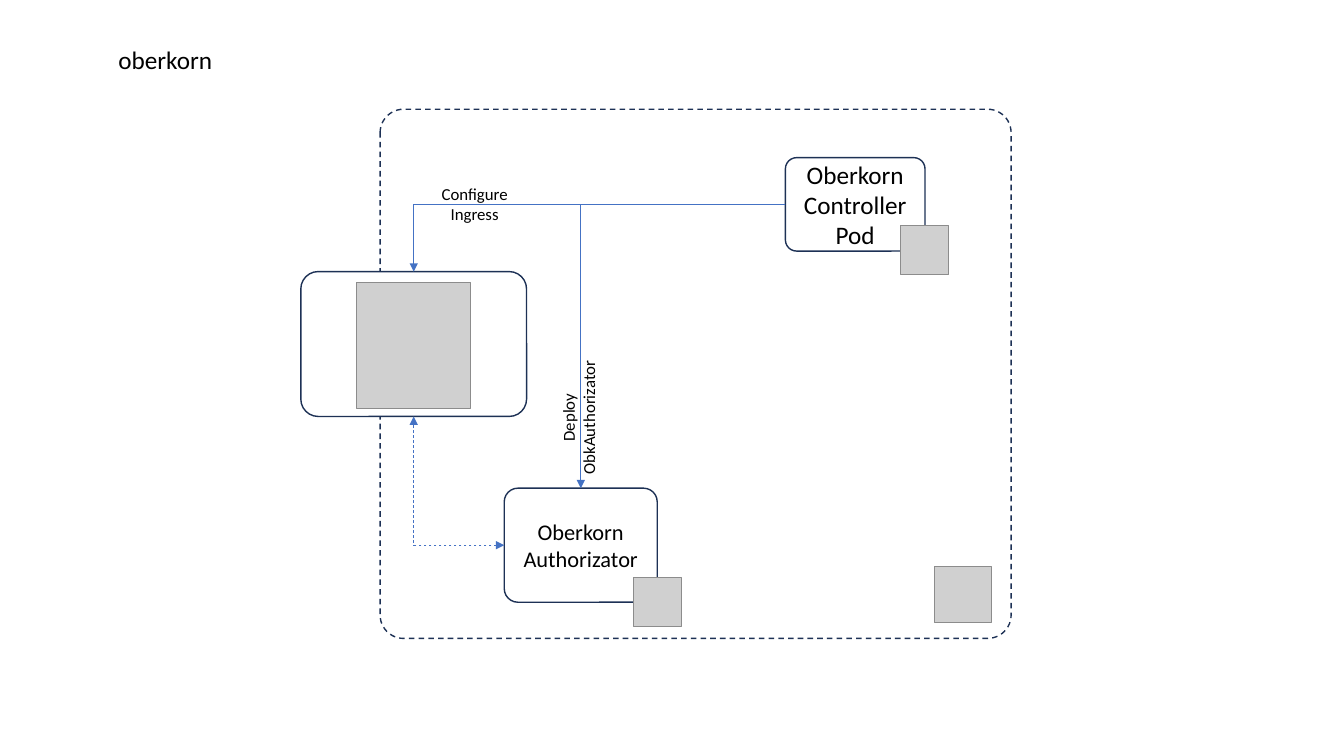
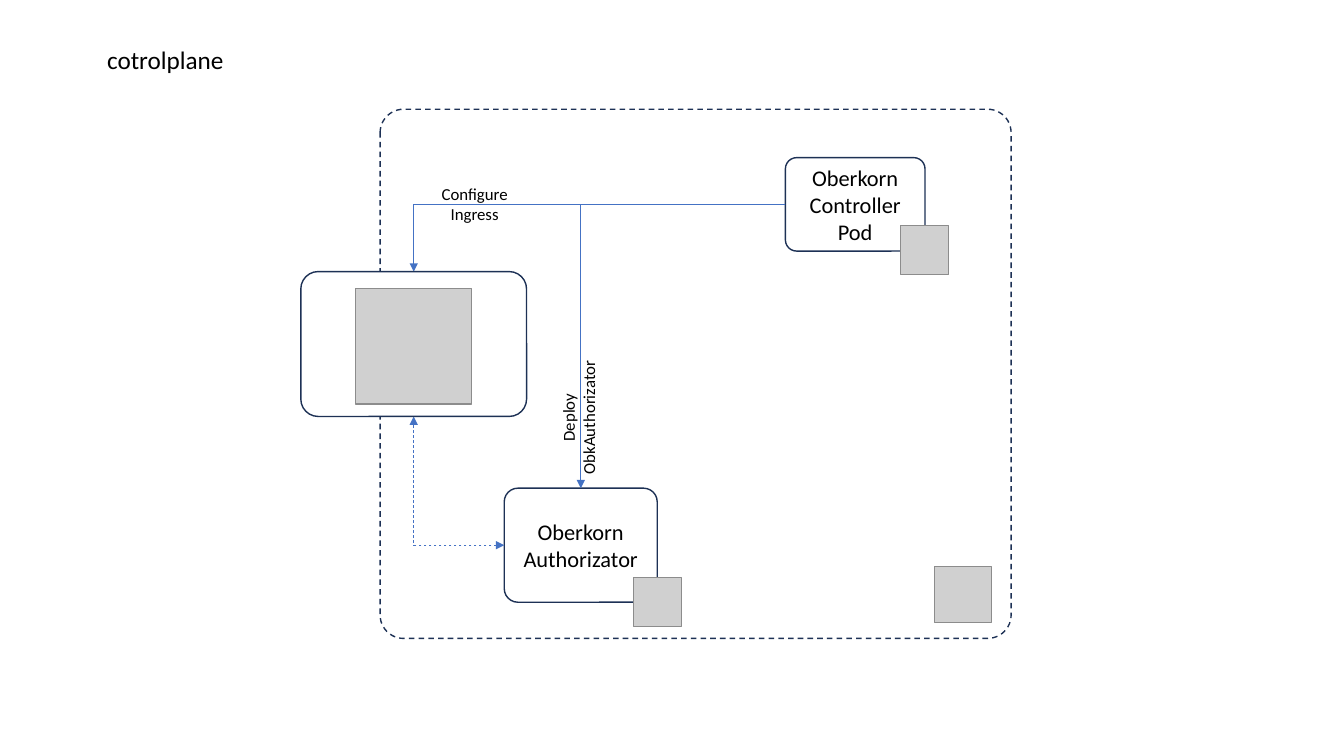
Before and after one commit to jfvilasPersonal/oberkorn, a slide deck: slide 3 of docs/diagrams.pptx. Drawn at 1344x756 pixels with LibreOffice and Linux fonts; fonts in the diff are those of the drawing; grey boxes stand for pictures. Boxes give left, top, right and bottom in pixels: in the first picture for what was removed or moved away, otherwise in the second. Text is boxed around its words. In the diff, an @@ line names an element or a change of style, - is before the commit and + after.

```diff
--- a/docs/diagrams.pptx
+++ b/docs/diagrams.pptx
@@ text at (x1=107, y1=51, x2=223, y2=73): text changed @@
-oberkorn
+cotrolplane
@@ rounded rectangle "Oberkorn Controller Pod" at (x1=785, y1=157, x2=926, y2=251): size 18 to 16 pt @@
@@ picture resized from (x1=357, y1=282, x2=471, y2=408) to (x1=355, y1=288, x2=472, y2=404) @@
```
Also in this commit, not shown: 4 other slides changed, 1 slide added, 5 other files.
